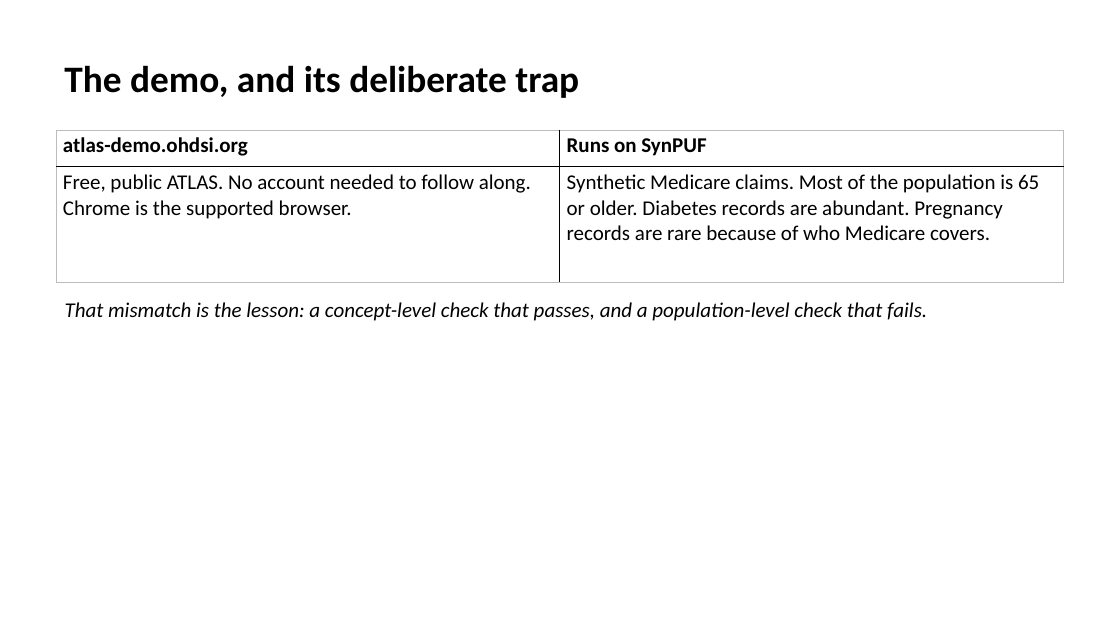
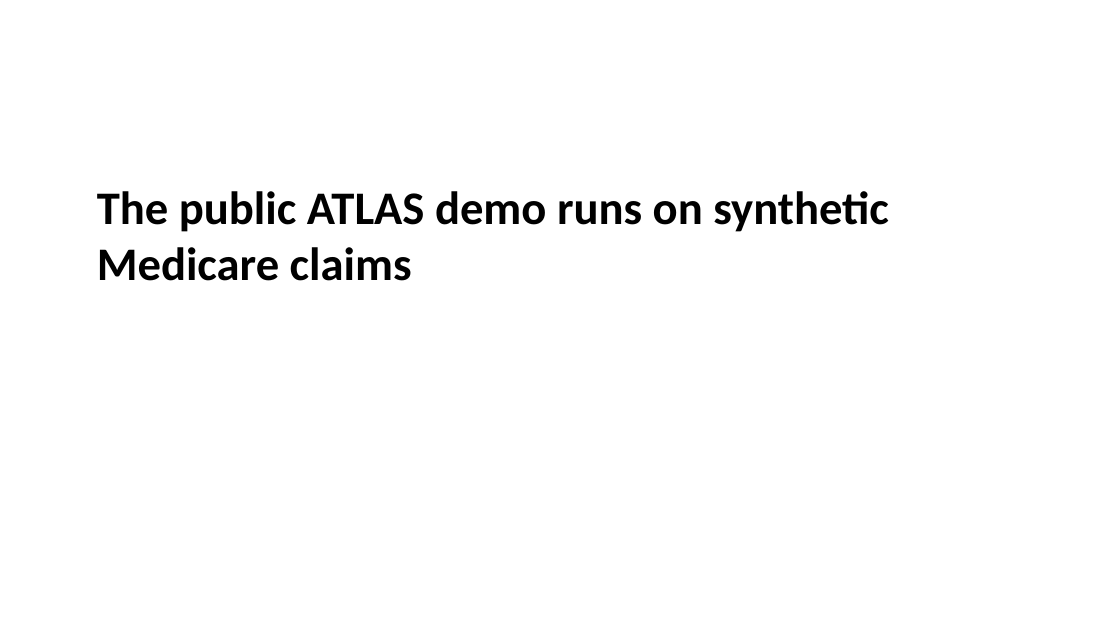
Before and after one commit to ALSTDI/ALS-RWE, a slide deck: slide 13 of docs/free-rwe-resources/train-the-trainer/training/feasibility-first/kit/Feasibility-Instructor-Deck-with-Notes.pptx. Drawn at 1120x630 pixels with LibreOffice and Linux fonts; fonts in the diff are those of the drawing. Boxes give left, top, right and bottom in pixels: in the first picture for what was removed or moved away, otherwise in the second. Text is boxed around its words. In the diff, an @@ line names an element or a change of style, - is before the commit and + after.

```diff
--- a/docs/free-rwe-resources/train-the-trainer/training/feasibility-first/kit/Feasibility-Instructor-Deck-with-Notes.pptx
+++ b/docs/free-rwe-resources/train-the-trainer/training/feasibility-first/kit/Feasibility-Instructor-Deck-with-Notes.pptx
@@ table removed at (56, 130, 1065, 282), 2 rows, 2 columns @@
-atlas-demo.ohdsi.org | Runs on SynPUF
-Free, public ATLAS. No account needed to follow along. Chrome is the supported browser. | Synthetic Medicare claims. Most of the population is 65 or older. Diabetes records are abundant. Pregnancy records are rare because of who Medicare covers.
@@ title "The public ATLAS demo runs ..." at (97, 191, 889, 281): vertical alignment middle to bottom @@
@@ title at (97, 191, 889, 281): text changed; size 32 to 40 pt @@
-The demo, and its deliberate trap
+The public ATLAS demo runs on synthetic Medicare claims
@@ text removed at (65, 302, 927, 321) @@
-That mismatch is the lesson: a concept-level check that passes, and a population-level check that fails.
```
Also in this commit, not shown: 4 other slides changed, 15 slides added, 15 slides removed, 59 other files.
